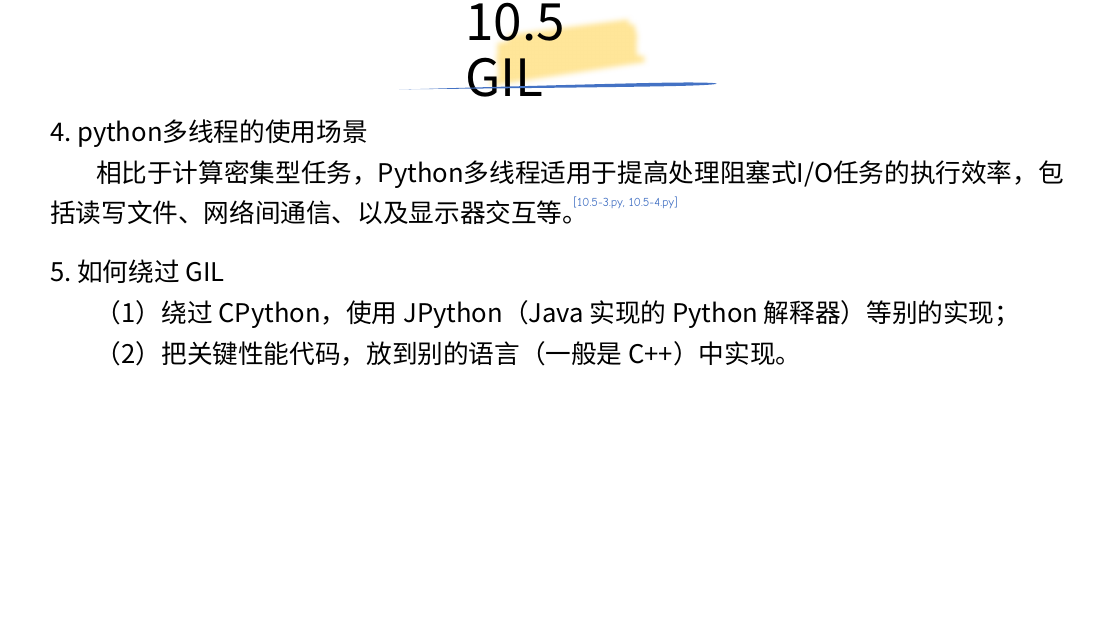
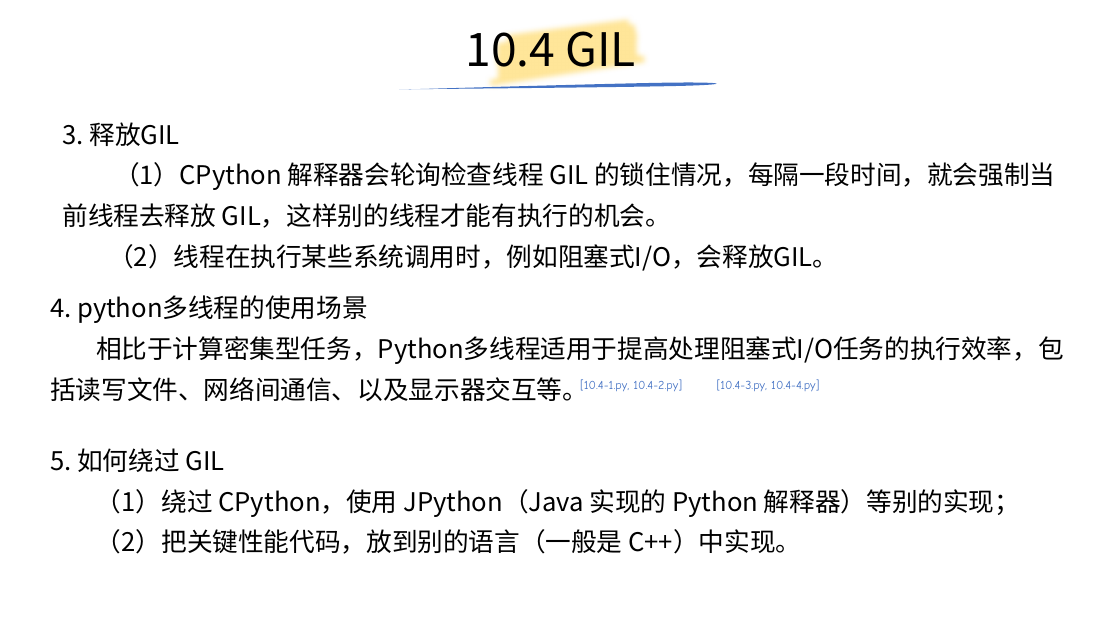
Before and after one commit to yiwenliu/CorePython, a slide deck: slide 95 of PPT/CorePython.pptx (slide 97 before the commit). Drawn at 1120x630 pixels with LibreOffice and Linux fonts; fonts in the diff are those of the drawing. Boxes give left, top, right and bottom in pixels: in the first picture for what was removed or moved away, otherwise in the second. Text is boxed around its words. In the diff, an @@ line names an element or a change of style, - is before the commit and + after.

```diff
--- a/PPT/CorePython.pptx
+++ b/PPT/CorePython.pptx
@@ title at [465, 19, 635, 78]: text changed; size 44 to 39.6 pt @@
-10.5 GIL
+10.4 GIL
@@ text added at [62, 122, 1055, 271], 22 pt, text #000000 @@
+3. 释放GIL
+（1）CPython 解释器会轮询检查线程 GIL 的锁住情况，每隔一段时间，就会强制当前线程去释放 GIL，这样别的线程才能有执行的机会。
+（2）线程在执行某些系统调用时，例如阻塞式I/O，会释放GIL。
@@ text "4. python多线程的使用场景": place and size @@
-text "4. python多线程的使用场景" at [50, 119, 1064, 224]
+text "4. python多线程的使用场景" at [50, 295, 1064, 401]
@@ text added at [580, 379, 682, 391], 18 pt, text #4472C4 @@
+[10.4-1.py, 10.4-2.py]
@@ text at [717, 379, 819, 391]: text changed @@
-[10.5-3.py, 10.5-4.py]
+[10.4-3.py, 10.4-4.py]
@@ text "5. 如何绕过 GIL": place and size @@
-text "5. 如何绕过 GIL" at [50, 259, 1020, 366]
+text "5. 如何绕过 GIL" at [50, 448, 1020, 554]
```
Also in this commit, not shown: 23 other slides changed, 5 slides added, 5 slides removed, 12 other files.
